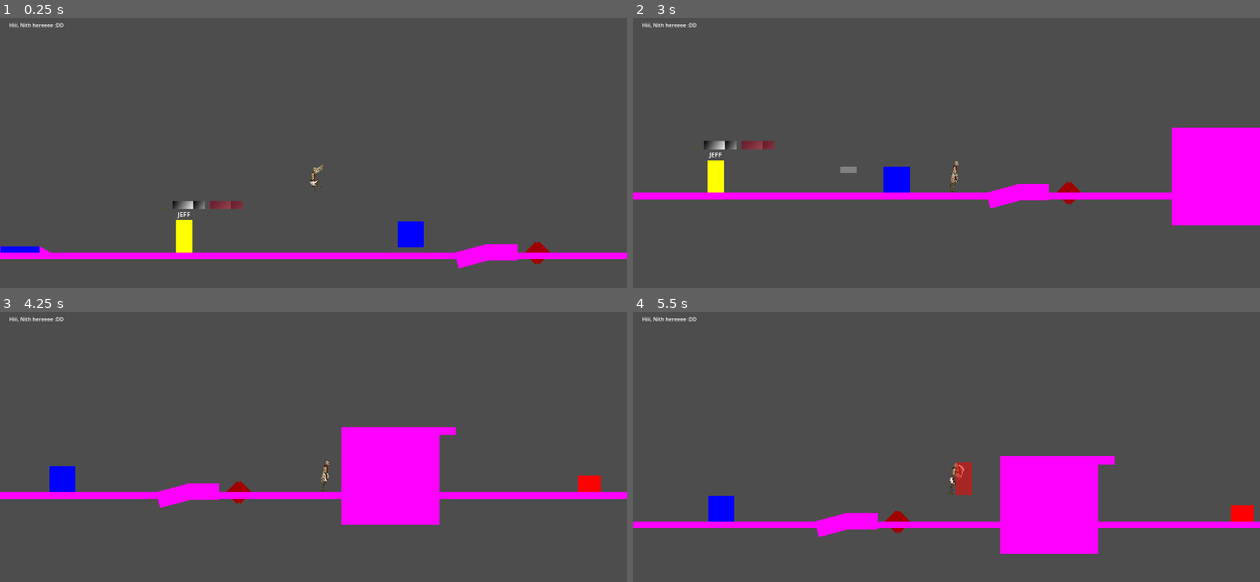
Above: before the commit, frames 1-4 (two rows, left to right).
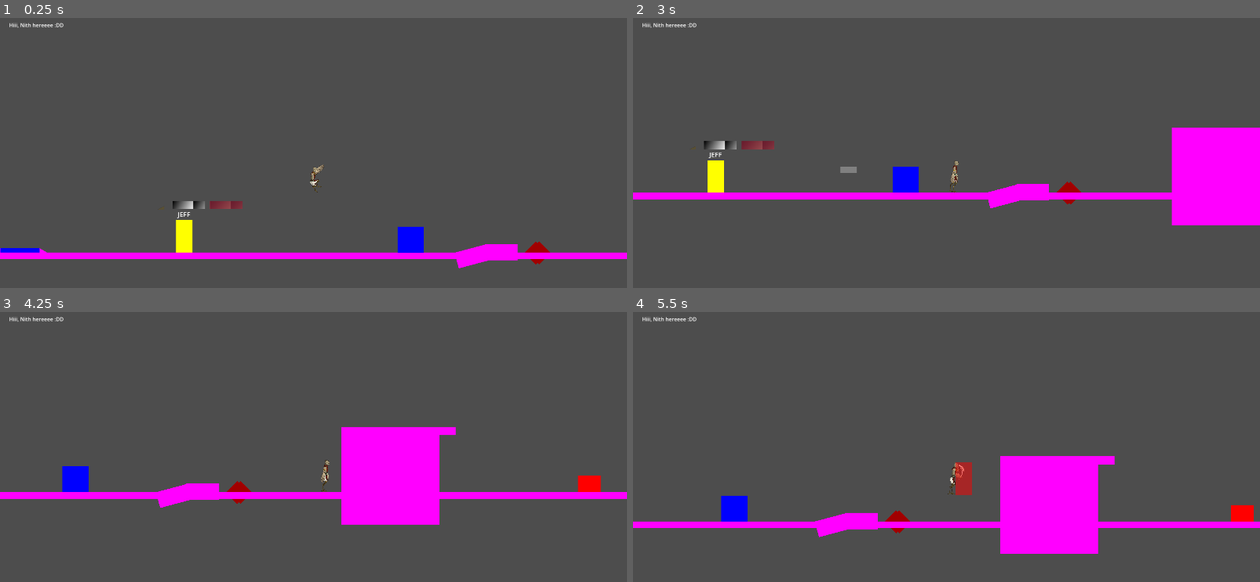
Above: after the commit, the same moments.

Repository: M4przybysz/Kamen-z-serca
Game: Godot game, scene res://src/main/main.tscn
The game is run twice, just before and just after one commit, with the same random seed, the same clock (stepped at 60 frames per second) and the same inputs.
Inputs (mouse positions are in pixels of both pictures, inside the frame that each line leads up to):
- Up to frame 1 (0.25 s): no input
- Up to frame 2 (3 s): move the mouse to (1084, 158) at 0.52 s; hold D (move_right) 0.53-2.03 s; tap Mouse wheel down (change_feather_down) at 0.6 s; tap Space (jump) at 0.77, 1.52 s; move the mouse to (821, 193) at 1.27 s; tap Mouse wheel up (change_feather_up) at 1.35 s; move the mouse to (1009, 99) at 2.02 s; hold A (move_left) 2.03-2.78 s; tap Middle mouse button (feather_throw) at 2.1 s; move the mouse to (915, 247) at 2.77 s; hold D (move_right) from 2.78 s (still down); tap Q (shield_use) at 2.85 s
- Up to frame 3 (4.25 s): keep holding D (move_right); tap Space (jump) at 3.02, 3.77 s; move the mouse to (501, 522) at 3.52 s; tap Shift (slide_and_air_dash) at 3.6 s
- Up to frame 4 (5.5 s): move the mouse to (758, 417) at 4.27 s; release D (move_right) at 4.28 s; hold A (move_left) 4.28-5.03 s; right-click (758, 417) at 4.35 s; tap Space (jump) at 4.52 s; move the mouse to (977, 471) at 5.02 s; hold D (move_right) from 5.03 s (still down); click (977, 471) at 5.1 s

The runs differ from the first frame. In frame 1, 0.2% of the frame differs, in the area x 0-68%, y 75-87%; in frame 2, 0.3%; in frame 3, 0.4%, in the area x 7-15%, y 57-67%; in frame 4, 0.4%.

Commit message:
Made pressure plate a bit smaller

Diff:
--- a/la_creatura_game/src/templates/puzzles/pushable_objects_and_pressure_plates/pressure_plate.tscn
+++ b/la_creatura_game/src/templates/puzzles/pushable_objects_and_pressure_plates/pressure_plate.tscn
@@ -1,13 +1,13 @@
 [gd_scene load_steps=5 format=3 uid="uid://j8ypnmnq51x8"]
 
 [sub_resource type="SegmentShape2D" id="SegmentShape2D_46jyf"]
-b = Vector2(0, 45)
+b = Vector2(0, 30)
 
 [sub_resource type="SegmentShape2D" id="SegmentShape2D_w41lm"]
-b = Vector2(0, 45)
+b = Vector2(0, 30)
 
 [sub_resource type="RectangleShape2D" id="RectangleShape2D_nlft8"]
-size = Vector2(120, 20)
+size = Vector2(120, 14)
 
 [sub_resource type="RectangleShape2D" id="RectangleShape2D_0t2ua"]
 size = Vector2(100, 10)
@@ -17,23 +17,23 @@
 collision_mask = 33
 
 [node name="CollisionShape2D2" type="CollisionShape2D" parent="."]
-position = Vector2(-60, -10)
+position = Vector2(-60, -7)
 rotation = 1.0472
 shape = SubResource("SegmentShape2D_46jyf")
 
 [node name="ColorRect" type="ColorRect" parent="CollisionShape2D2"]
-offset_right = 18.0
-offset_bottom = 45.0
+offset_right = 13.0
+offset_bottom = 30.0
 color = Color(1, 0, 1, 1)
 
 [node name="CollisionShape2D" type="CollisionShape2D" parent="."]
-position = Vector2(60, -10)
+position = Vector2(60, -7)
 rotation = -1.0472
 shape = SubResource("SegmentShape2D_w41lm")
 
 [node name="ColorRect2" type="ColorRect" parent="CollisionShape2D"]
-offset_left = -18.0
-offset_bottom = 45.0
+offset_left = -13.0
+offset_bottom = 30.0
 color = Color(1, 0, 1, 1)
 
 [node name="CollisionShape2D3" type="CollisionShape2D" parent="."]
@@ -41,13 +41,13 @@
 
 [node name="ColorRect3" type="ColorRect" parent="CollisionShape2D3"]
 offset_left = -60.0
-offset_top = -10.0
+offset_top = -7.0
 offset_right = 60.0
-offset_bottom = 10.0
+offset_bottom = 7.0
 color = Color(0, 0, 1, 1)
 
 [node name="Area2D" type="Area2D" parent="CollisionShape2D3"]
 
 [node name="CollisionShape2D" type="CollisionShape2D" parent="CollisionShape2D3/Area2D"]
-position = Vector2(-0.5, -7)
+position = Vector2(0, -4)
 shape = SubResource("RectangleShape2D_0t2ua")
--- a/la_creatura_game/src/templates/puzzles/pushable_objects_and_pressure_plates/pushable_object.tscn
+++ b/la_creatura_game/src/templates/puzzles/pushable_objects_and_pressure_plates/pushable_object.tscn
@@ -6,7 +6,7 @@
 [node name="PushableObject" type="RigidBody2D" groups=["pushable_object"]]
 collision_layer = 32
 collision_mask = 32
-constant_torque = 1000.0
+gravity_scale = 3.0
 
 [node name="ColorRect" type="ColorRect" parent="."]
 offset_left = -40.0
--- a/la_creatura_game/src/test_elements/levels/programmers_playground.tscn
+++ b/la_creatura_game/src/test_elements/levels/programmers_playground.tscn
@@ -170,4 +170,4 @@
 lock_rotation = true
 
 [node name="PressurePlate" parent="Puzzles" instance=ExtResource("9_e0jtf")]
-position = Vector2(-399, 640)
+position = Vector2(-399, 643)
